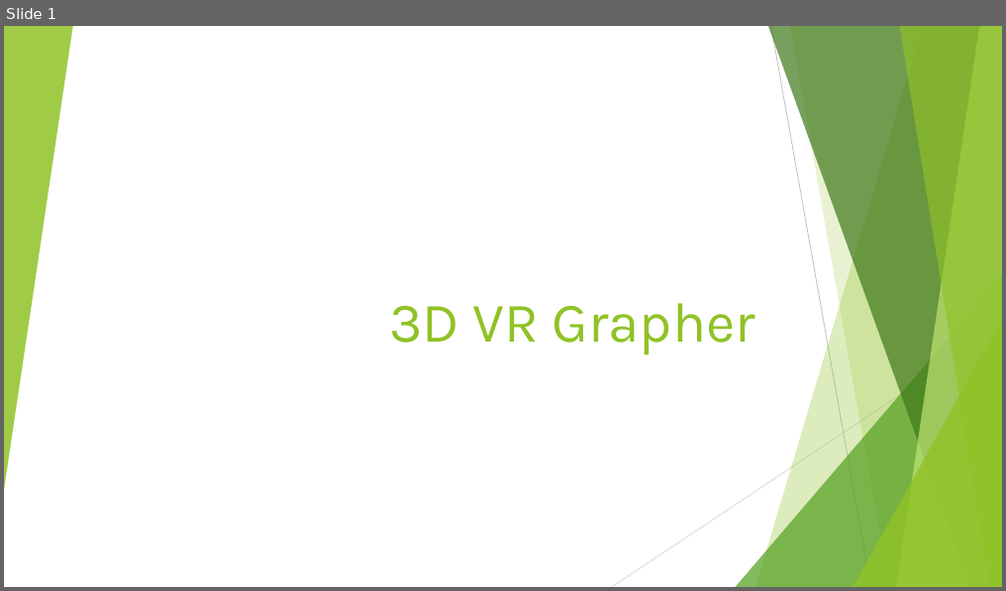
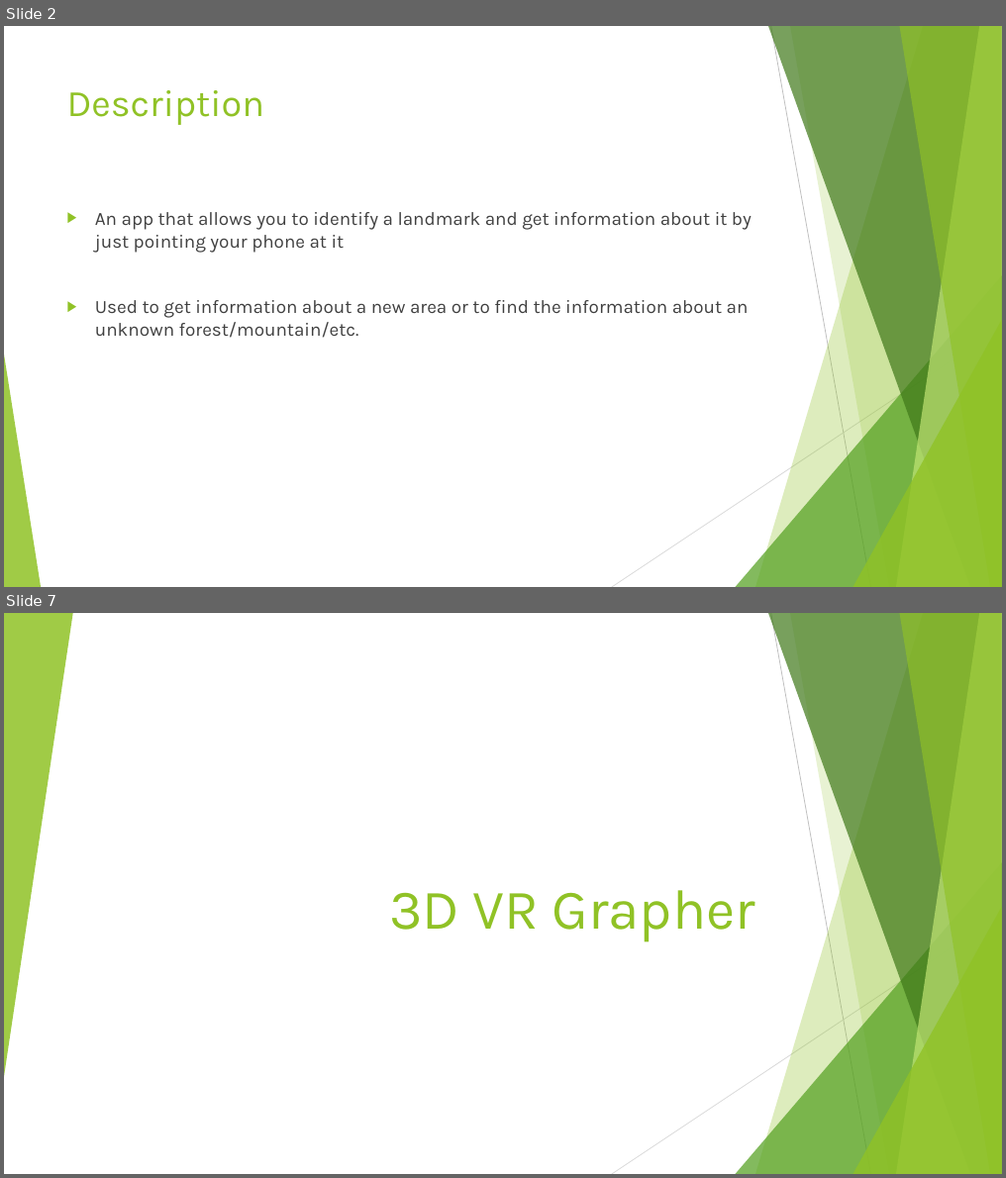
Before and after one commit to junmin-yee/Landmarked, a slide deck: Idea Presentation.pptx. Shown one above the other, each under a label of ours: slide 1 before the commit, slides 2 and 7 after it; the slides between them are not shown. The pictures are 1006x591 and 1006x1178 pixels, drawn with LibreOffice and Linux fonts; fonts in the diff are those of the drawing. Boxes give left, top, right and bottom in pixels: in the first picture for what was removed or moved away, otherwise in the second. Text is boxed around its words. In the diff, an @@ line names an element or a change of style, - is before the commit and + after.

```diff
--- a/Idea Presentation.pptx
+++ b/Idea Presentation.pptx
@@ slide 2 added at (4, 26, 1002, 587), background #FFFFFF; not listed: 9 template elements that a slide beside it also shows @@
@@ title added at (67, 90, 265, 125), 36 pt, text #90C226 @@
+Description
@@ text added at (95, 212, 751, 338), 18 pt, text #404040 @@
+▶ An app that allows you to identify a landmark and get information about it by just pointing your phone at it
+▶ Used to get information about a new area or to find the information about an unknown forest/mountain/etc.
@@ triangle added at (4, 355, 41, 587), fill #90C226 at 85% opacity @@
@@ what was slide 1 is now slide 7 @@
```
Also in this commit, not shown: 5 other slides added.
